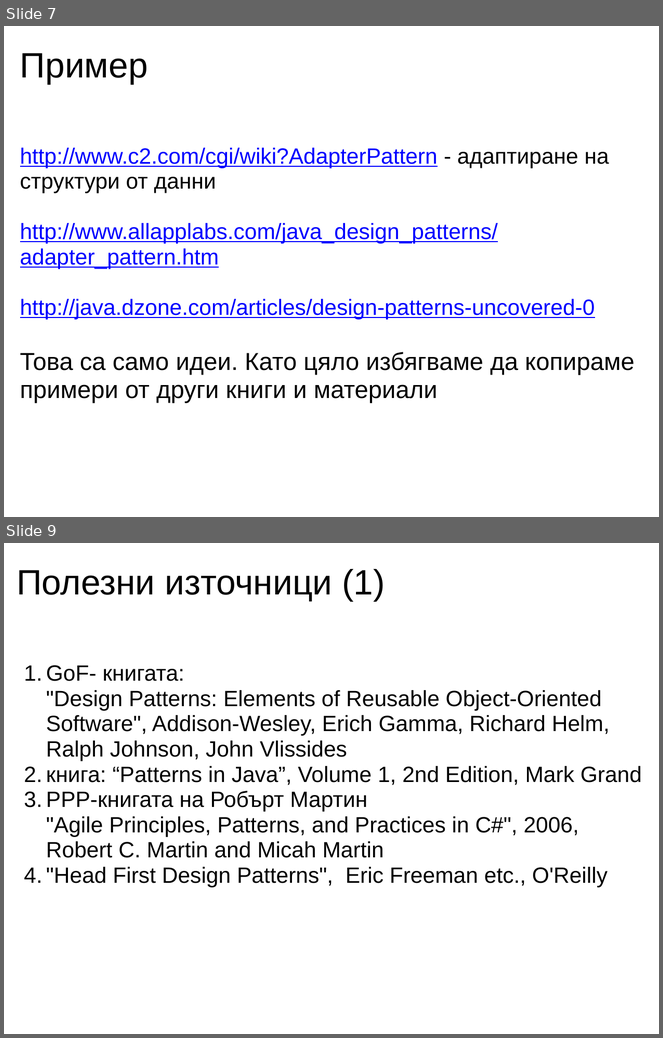
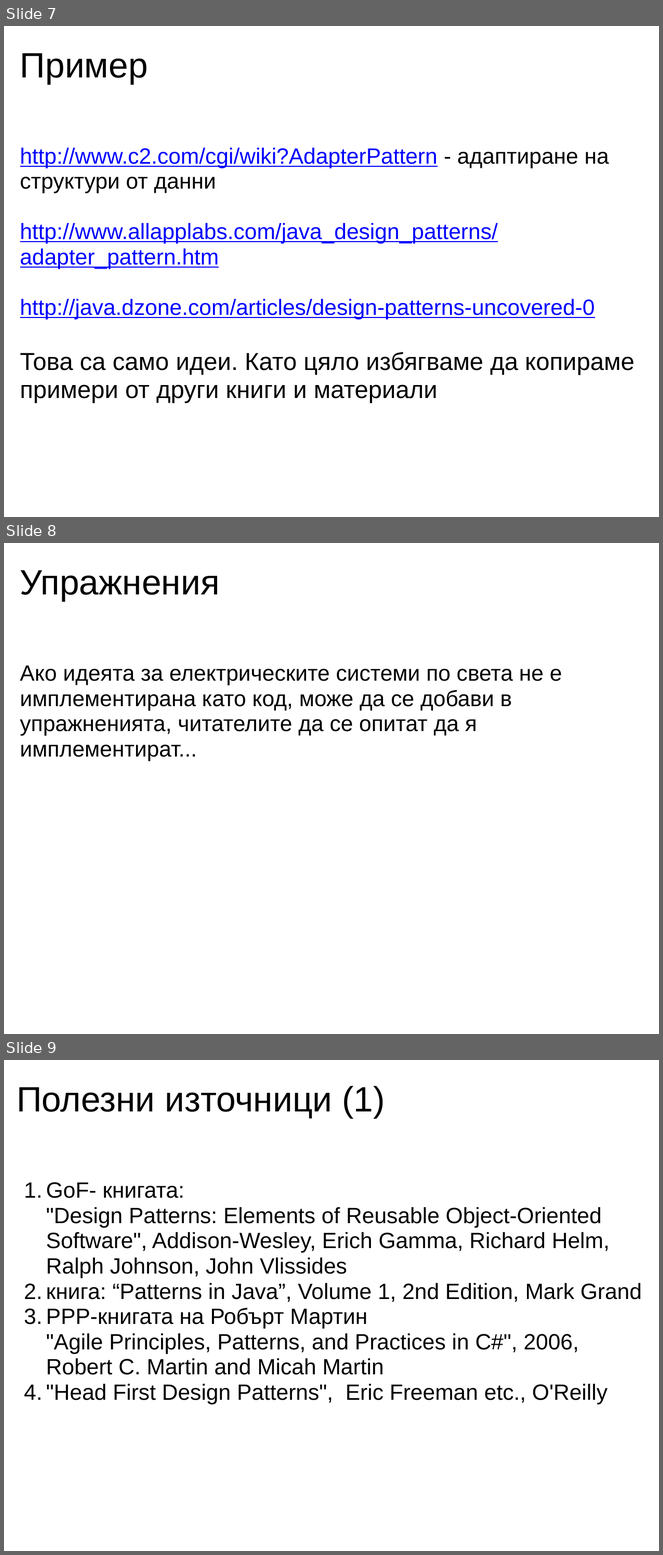
Before and after one commit to uamartins/design-patterns-book, a slide deck: resources/Chapter-11-Adapter/Chapter-11-Adapter.ppt. Shown one above the other, each under a label of ours: slides 7 and 9 before the commit, slides 7, 8 and 9 after it; the slides between them are not shown. The pictures are 663x1038 and 663x1555 pixels, drawn with LibreOffice and Linux fonts; fonts in the diff are those of the drawing. Boxes give left, top, right and bottom in pixels: in the first picture for what was removed or moved away, otherwise in the second. Text is boxed around its words. In the diff, an @@ line names an element or a change of style, - is before the commit and + after.

```diff
--- a/resources/Chapter-11-Adapter/Chapter-11-Adapter.ppt
+++ b/resources/Chapter-11-Adapter/Chapter-11-Adapter.ppt
@@ slide 8 added at bbox=[4, 543, 659, 1034], background #FFFFFF @@
@@ title added at bbox=[20, 570, 220, 601], 43 pt, text #000000 @@
+Упражнения
@@ text added at bbox=[20, 665, 562, 761], 27 pt, text #000000 @@
+Ако идеята за електрическите системи по света не е имплементирана като код, може да се добави в упражненията, читателите да се опитат да я имплементират...
```
Also in this commit, not shown: 1 slide removed, 1 other file.
